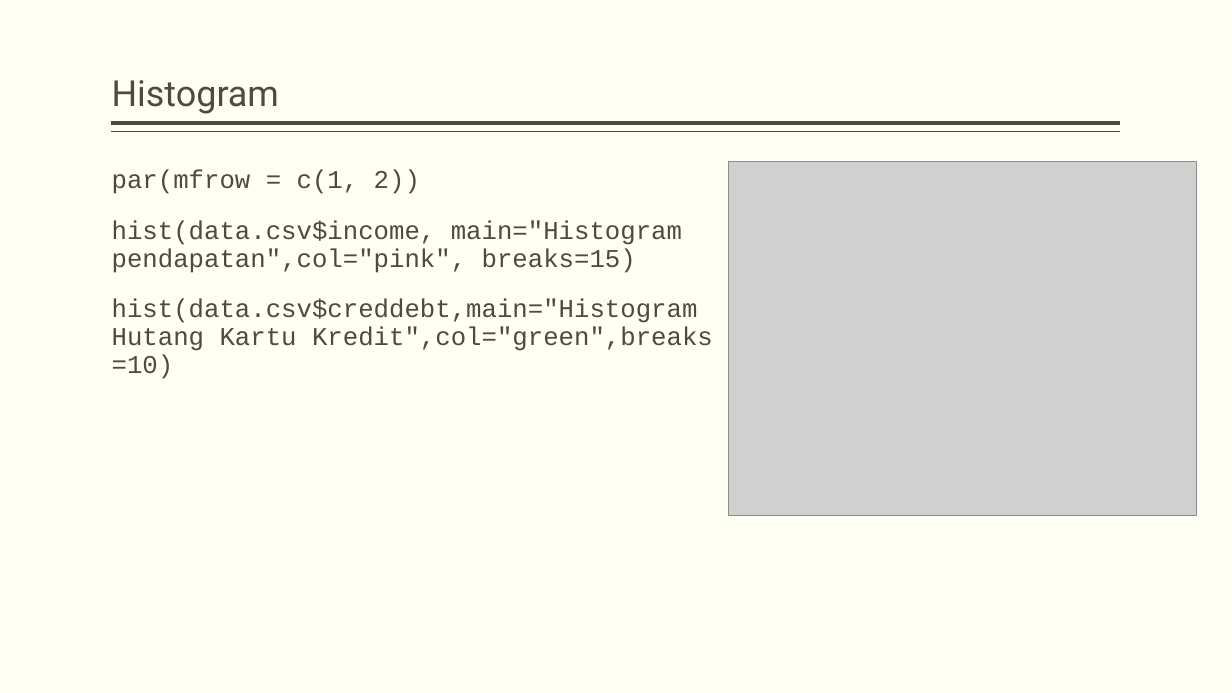
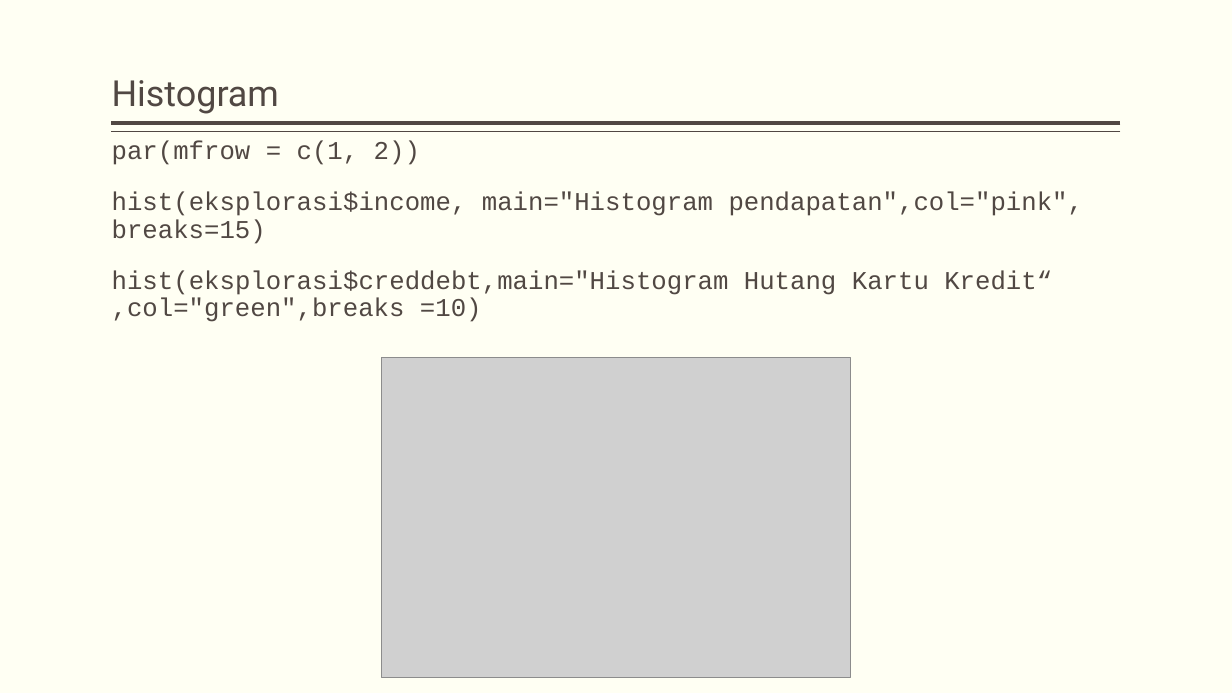
Before and after one commit to dewikiswani/ganesha--R, a slide deck: slide 99 of 201907 -- Pelatihan R ganesha - day1.pptx (slide 96 before the commit). Drawn at 1232x693 pixels with LibreOffice and Linux fonts; fonts in the diff are those of the drawing; grey boxes stand for pictures. Boxes give left, top, right and bottom in pixels: in the first picture for what was removed or moved away, otherwise in the second. Text is boxed around its words. In the diff, an @@ line names an element or a change of style, - is before the commit and + after.

```diff
--- a/201907 -- Pelatihan R ganesha - day1.pptx
+++ b/201907 -- Pelatihan R ganesha - day1.pptx
@@ text "par(mfrow = c(1, 2))": place and size @@
-text "par(mfrow = c(1, 2))" at <box>112,169,713,379</box>
+text "par(mfrow = c(1, 2))" at <box>112,140,1084,322</box>
@@ text at <box>112,191,1084,322</box>: text changed @@
-hist(data.csv$income, main="Histogram pendapatan",col="pink", breaks=15)
-hist(data.csv$creddebt,main="Histogram Hutang Kartu Kredit",col="green",breaks =10)
+hist(eksplorasi$income, main="Histogram pendapatan",col="pink", breaks=15)
+hist(eksplorasi$creddebt,main="Histogram Hutang Kartu Kredit“ ,col="green",breaks =10)
@@ picture: place and size @@
-picture at <box>729,162,1198,516</box>
+picture at <box>382,358,850,678</box>
```
Also in this commit, not shown: 52 other slides changed, 3 slides added.
